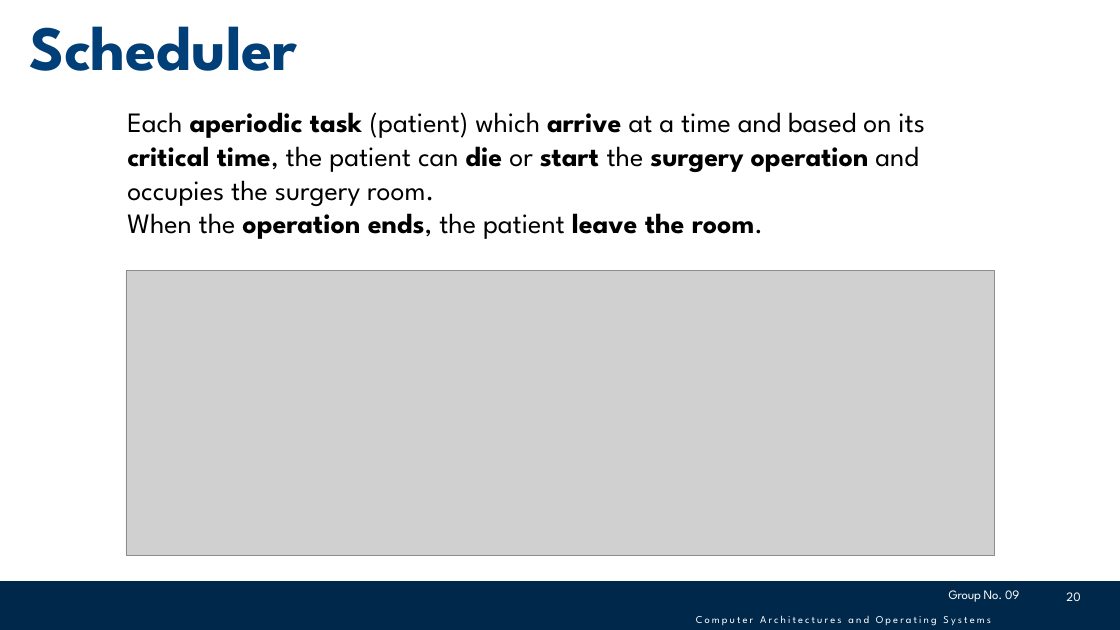
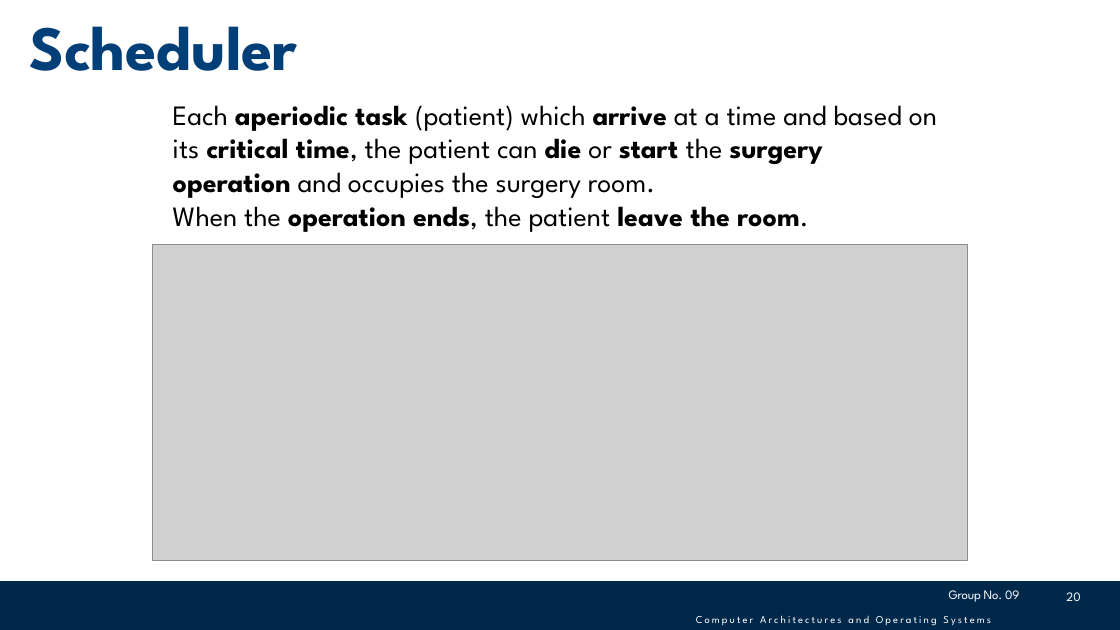
Before and after one commit to giovannidemaria/Polito-FreeRTOS-exploration, a slide deck: slide 20 of Documentation/HaclOSsim - Group09.pptx. Drawn at 1120x630 pixels with LibreOffice and Linux fonts; fonts in the diff are those of the drawing; grey boxes stand for pictures; background and template pictures are left out. Boxes give left, top, right and bottom in pixels: in the first picture for what was removed or moved away, otherwise in the second. Text is boxed around its words. In the diff, an @@ line names an element or a change of style, - is before the commit and + after.

```diff
--- a/Documentation/HaclOSsim - Group09.pptx
+++ b/Documentation/HaclOSsim - Group09.pptx
@@ text "Each aperiodic task (patient) which ..." rewrapped from (127, 112, 925, 239) to (173, 105, 937, 232) @@
@@ picture: place and size @@
-picture at (126, 271, 994, 555)
+picture at (153, 245, 967, 560)
```
Also in this commit, not shown: 2 other slides changed, 1 other file.
